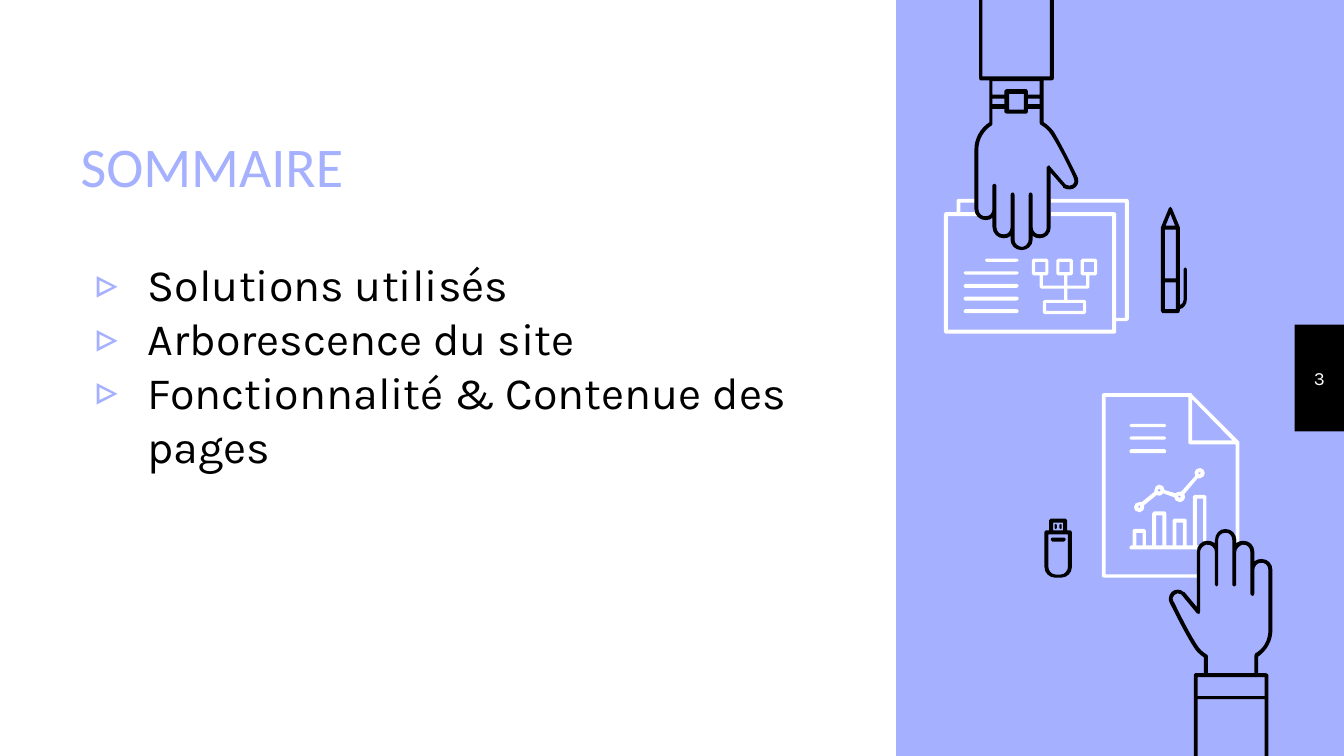
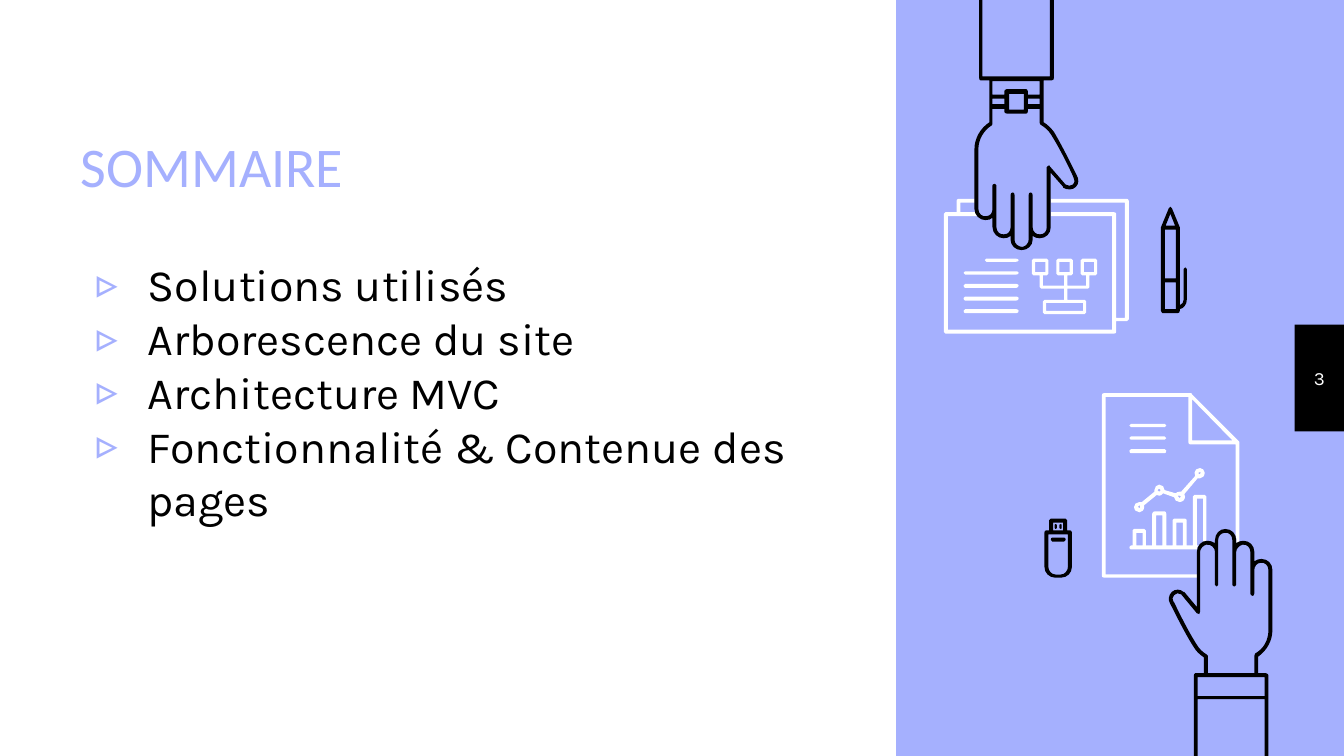
Before and after one commit to WCraW/OpenClassRoomP3, a slide deck: slide 3 of Slide Projet 3.pptx. Drawn at 1344x756 pixels with LibreOffice and Linux fonts; fonts in the diff are those of the drawing. Boxes give left, top, right and bottom in pixels: in the first picture for what was removed or moved away, otherwise in the second. Text is boxed around its words. In the diff, an @@ line names an element or a change of style, - is before the commit and + after.

```diff
--- a/Slide Projet 3.pptx
+++ b/Slide Projet 3.pptx
@@ text at (x1=148, y1=378, x2=500, y2=410): paragraph added @@
+▹ Architecture MVC
```
Also in this commit, not shown: 4 other slides changed, 6 slides added, 4 slides removed, 1 other file.
